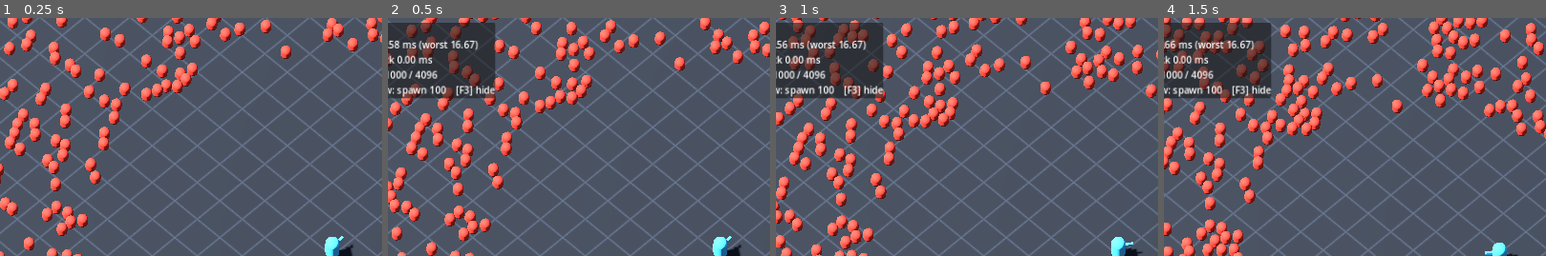
Above: before the commit, frames 1-4 (left to right).
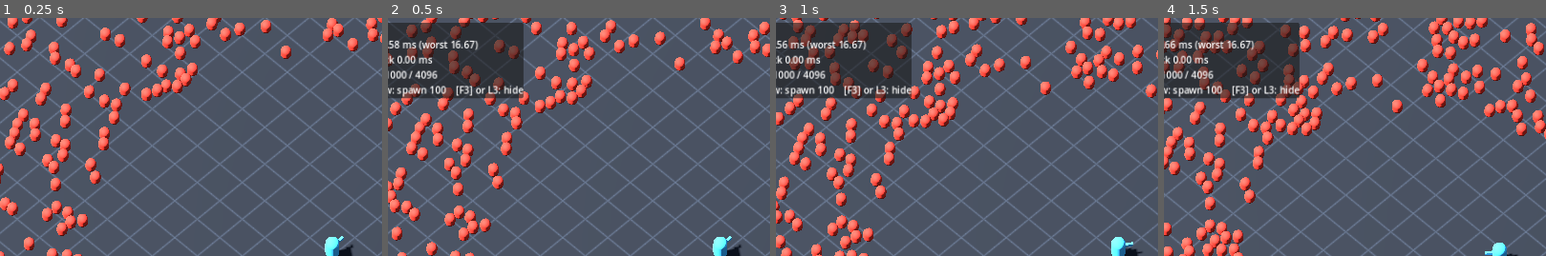
Above: after the commit, the same moments.

Repository: EnkiClaude/Swarmbreak
Game: Godot game, scene res://scenes/main.tscn
The game is run twice, just before and just after one commit, with the same random seed, the same clock (stepped at 60 frames per second) and the same inputs.
Inputs (mouse positions are % of the whole screen's width and height, from its top left):
- Up to frame 1 (0.25 s): no input
- Up to frame 2 (0.5 s): no input
- Up to frame 3 (1 s): move the mouse to (72, 45) at 0.52 s; hold D (move_right) from 0.53 s (still down); click (72, 45) at 0.67 s
- Up to frame 4 (1.5 s): move the mouse to (30, 55) at 1.27 s; release D (move_right) at 1.28 s; hold S (move_down) from 1.28 s (still down)
The pictures show only the part of the screen within x 6-56%, y 0-50%; the shares and areas given below are measured in that part.

Frame 1 is identical in both runs. In frame 2, 2.5% of the frame differs, in the area x 23-36%, y 2-34%; in frame 3, 2.4%; in frame 4, 2.5%.

Commit message:
Add controller binding for overlay toggle and fix lint
- Bind the debug overlay toggle to L3 so every action has a controller
  binding, as CLAUDE.md requires
- Wrap lines that exceeded gdlint's 100-column limit
- Correct the flow field comment: open ground takes three sweep pairs

Co-Authored-By: Claude Opus 5.5 <noreply@anthropic.com>
Claude-Session: https://claude.ai/code/session_01NvYG1dFbFwKWrdPco1KmHy

Diff:
--- a/project.godot
+++ b/project.godot
@@ -82,7 +82,8 @@
 }
 debug_toggle_overlay={
 "deadzone": 0.5,
-"events": [Object(InputEventKey,"resource_local_to_scene":false,"resource_name":"","device":-1,"window_id":0,"alt_pressed":false,"shift_pressed":false,"ctrl_pressed":false,"meta_pressed":false,"pressed":false,"keycode":0,"physical_keycode":4194334,"key_label":0,"unicode":0,"echo":false,"script":null)
+"events": [Object(InputEventJoypadButton,"resource_local_to_scene":false,"resource_name":"","device":-1,"button_index":7,"pressure":0.0,"pressed":true,"script":null)
+, Object(InputEventKey,"resource_local_to_scene":false,"resource_name":"","device":-1,"window_id":0,"alt_pressed":false,"shift_pressed":false,"ctrl_pressed":false,"meta_pressed":false,"pressed":false,"keycode":0,"physical_keycode":4194334,"key_label":0,"unicode":0,"echo":false,"script":null)
 ]
 }
 
--- a/scripts/arena/arena.gd
+++ b/scripts/arena/arena.gd
@@ -35,10 +35,12 @@
 	var length := h * 2.0 + BORDER_THICKNESS * 2.0
 	var offset := h + BORDER_THICKNESS * 0.5
 	var y := config.border_height * 0.5
-	_add_wall("BorderNorth", Vector3(length, config.border_height, BORDER_THICKNESS), Vector3(0.0, y, -offset), material)
-	_add_wall("BorderSouth", Vector3(length, config.border_height, BORDER_THICKNESS), Vector3(0.0, y, offset), material)
-	_add_wall("BorderWest", Vector3(BORDER_THICKNESS, config.border_height, length), Vector3(-offset, y, 0.0), material)
-	_add_wall("BorderEast", Vector3(BORDER_THICKNESS, config.border_height, length), Vector3(offset, y, 0.0), material)
+	var ns_size := Vector3(length, config.border_height, BORDER_THICKNESS)
+	var we_size := Vector3(BORDER_THICKNESS, config.border_height, length)
+	_add_wall("BorderNorth", ns_size, Vector3(0.0, y, -offset), material)
+	_add_wall("BorderSouth", ns_size, Vector3(0.0, y, offset), material)
+	_add_wall("BorderWest", we_size, Vector3(-offset, y, 0.0), material)
+	_add_wall("BorderEast", we_size, Vector3(offset, y, 0.0), material)
 
 
 func _add_wall(wall_name: String, size: Vector3, at: Vector3, material: Material) -> void:
--- a/scripts/debug/debug_overlay.gd
+++ b/scripts/debug/debug_overlay.gd
@@ -4,6 +4,11 @@
 
 const REFRESH_INTERVAL := 0.25
 const SMOOTHING := 0.1
+const TEMPLATE := """FPS %d
+Frame %.2f ms (worst %.2f)
+Swarm tick %.2f ms
+Enemies %d / %d
+[+] or View: spawn %d    [F3] or L3: hide"""
 
 var swarm: SwarmManager
 
@@ -36,7 +41,7 @@
 	if _since_refresh < REFRESH_INTERVAL or not visible or swarm == null:
 		return
 	_since_refresh = 0.0
-	_label.text = "FPS %d\nFrame %.2f ms (worst %.2f)\nSwarm tick %.2f ms\nEnemies %d / %d\n[+] or View: spawn %d    [F3] hide" % [
+	_label.text = TEMPLATE % [
 		Engine.get_frames_per_second(),
 		_frame_ms_avg,
 		_frame_ms_worst,
--- a/scripts/swarm/flow_field.gd
+++ b/scripts/swarm/flow_field.gd
@@ -8,7 +8,7 @@
 
 const UNREACHED := 1.0e9
 const DIAGONAL := 1.41421356
-## Sweep pairs before giving up. Open ground settles after one; mazes need more.
+## Sweep pairs before giving up. Open ground settles in three; mazes need more.
 const MAX_SWEEPS := 8
 
 var cell_size: float
Not shown, changed: CLAUDE.md
Not shown, changed: README.md
